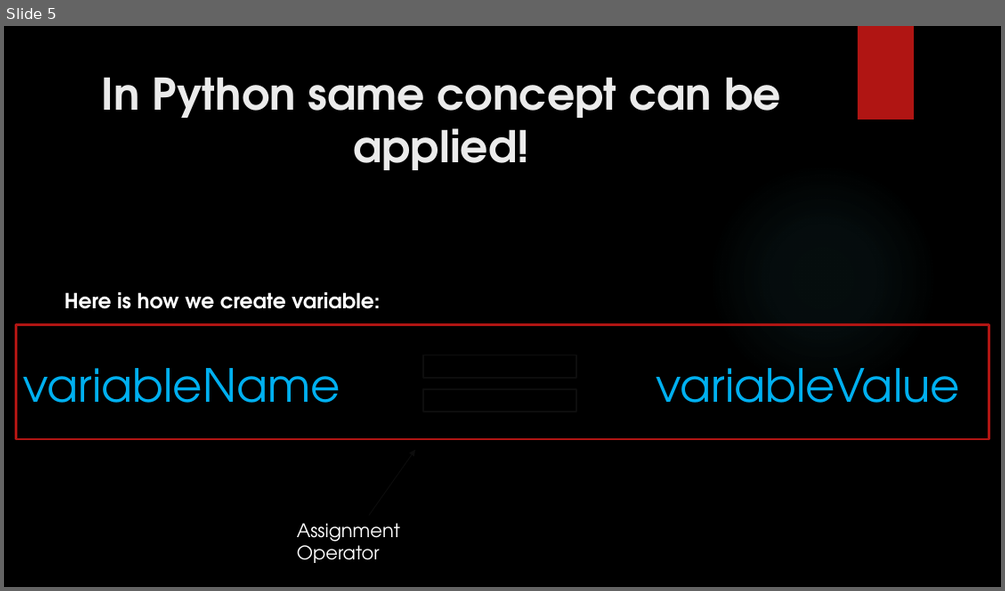
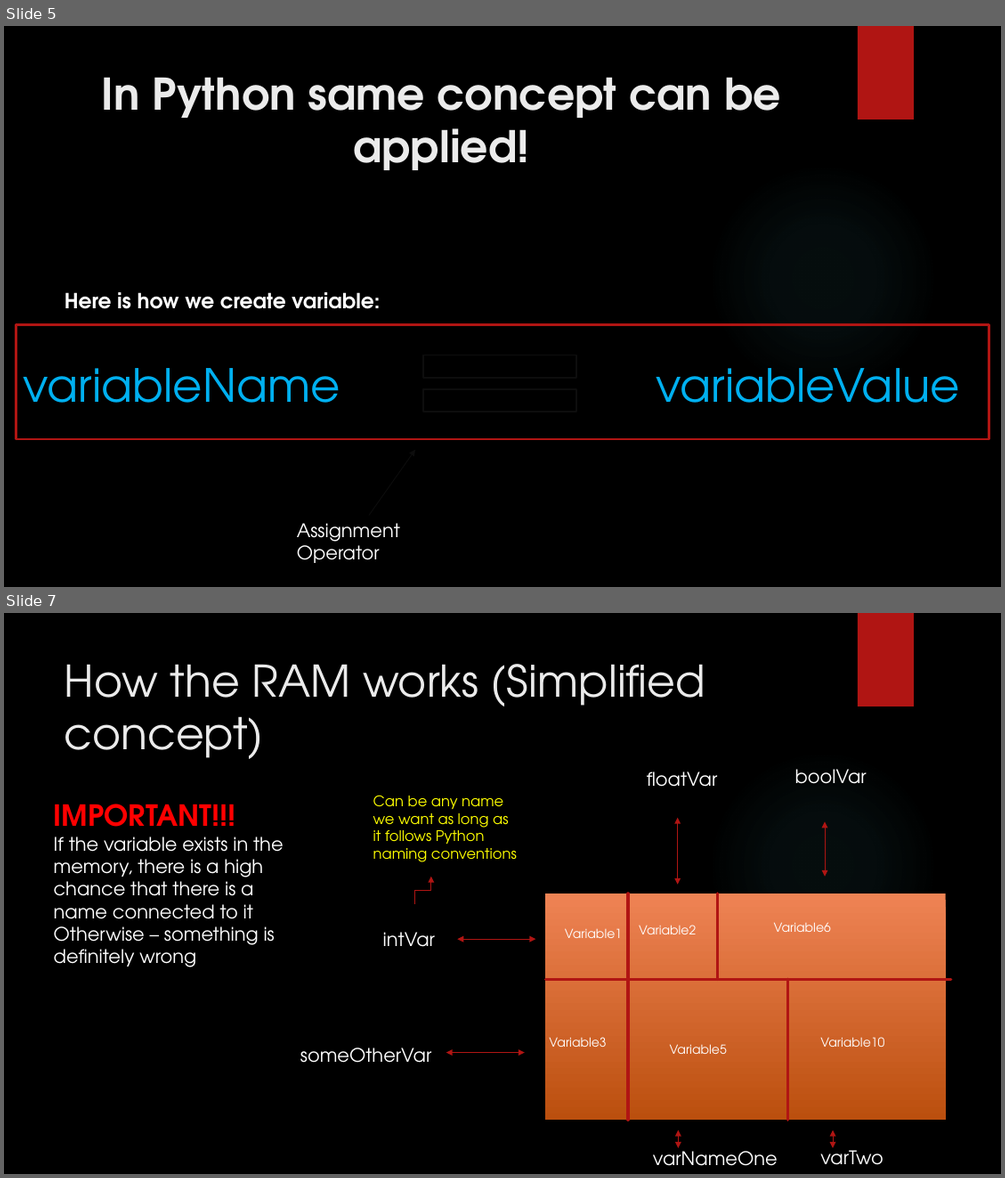
Before and after one commit to D-Voronkov-Official/Learning-Python, a slide deck: Presentations/Variables.pptx. Shown one above the other, each under a label of ours: slide 5 before the commit, slides 5 and 7 after it; the slides between them are not shown. The pictures are 1005x591 and 1005x1178 pixels, drawn with LibreOffice and Linux fonts; fonts in the diff are those of the drawing; background and template pictures are left out. Boxes give left, top, right and bottom in pixels: in the first picture for what was removed or moved away, otherwise in the second. Text is boxed around its words. In the diff, an @@ line names an element or a change of style, - is before the commit and + after.

Commit message:
Added images to the presentation + added styling to some slides + added explanation of how  memory works

```diff
--- a/Presentations/Variables.pptx
+++ b/Presentations/Variables.pptx
@@ slide 7 added at [4,613,1001,1174], background picture (left out); not listed: 2 template elements that a slide beside it also shows @@
@@ title added at [65,664,705,759], 42 pt, text #EBEBEB @@
+How the RAM works (Simplified concept)
@@ text added at [647,771,718,787], 18 pt, text #FFFFFF @@
+floatVar
@@ text added at [795,769,866,784], 18 pt, text #FFFFFF @@
+boolVar
@@ text added at [373,795,517,862], 14 pt, text #FFFF00 @@
+Can be any name we want as long as it follows Python naming conventions
@@ text added at [54,803,283,967], 18 pt, text #FFFFFF @@
+IMPORTANT!!!
+If the variable exists in the memory, there is a high chance that there is a name connected to it
+Otherwise – something is definitely wrong
@@ double arrow added from (678, 884) to (678, 817), #B01513 0.75 pt @@
@@ double arrow added from (825, 876) to (825, 821), #B01513 0.75 pt @@
@@ elbow arrow added from (414, 904) to (431, 876), #B01513 0.75 pt @@
@@ rectangle added at [544,893,946,1120], fill gradient #EE8455 to #BC4F0E @@
@@ line added from (629, 893) to (629, 1120), #B01513 3 pt @@
@@ line added from (718, 893) to (718, 980), #B01513 3 pt @@
@@ text added at [383,932,435,947], 18 pt, text #FFFFFF @@
+intVar
@@ text added at [565,928,622,938], 12 pt, text #FFFFFF @@
+Variable1
@@ text added at [639,925,696,934], 12 pt, text #FFFFFF @@
+Variable2
@@ text added at [774,922,831,932], 12 pt, text #FFFFFF @@
+Variable6
@@ double arrow added from (535, 939) to (457, 939), #B01513 0.75 pt @@
@@ line added from (545, 980) to (951, 980), #B01513 3 pt @@
@@ line added from (788, 980) to (788, 1120), #B01513 3 pt @@
@@ text added at [549,1037,606,1046], 12 pt, text #FFFFFF @@
+Variable3
@@ text added at [820,1037,884,1046], 12 pt, text #FFFFFF @@
+Variable10
@@ text added at [300,1047,431,1062], 18 pt, text #FFFFFF @@
+someOtherVar
@@ double arrow added from (525, 1053) to (446, 1053), #B01513 0.75 pt @@
@@ text added at [670,1044,727,1054], 12 pt, text #FFFFFF @@
+Variable5
@@ text added at [653,1145,777,1166], 18 pt, text #FFFFFF @@
+varNameOne
@@ double arrow added from (679, 1148) to (679, 1130), #B01513 0.75 pt @@
@@ text added at [820,1144,882,1165], 18 pt, text #FFFFFF @@
+varTwo
@@ double arrow added from (833, 1148) to (833, 1130), #B01513 0.75 pt @@
```
Also in this commit, not shown: 1 slide changed, 10 other slides added.
